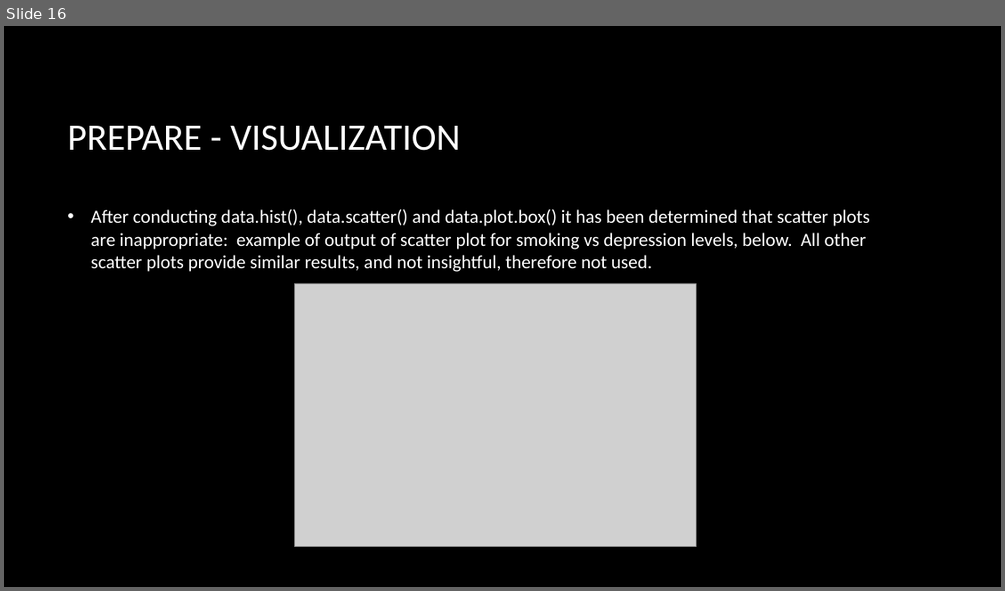
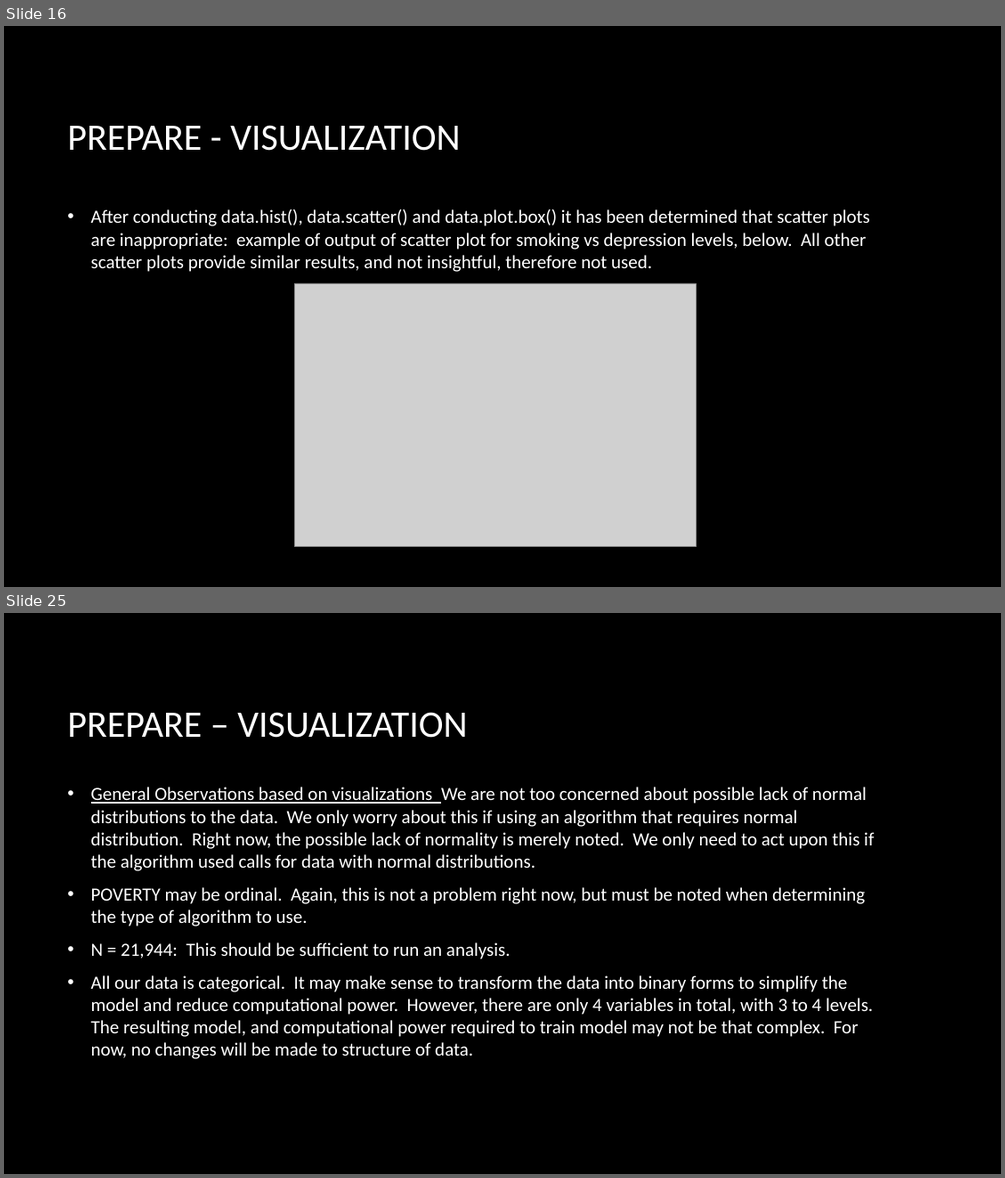
Before and after one commit to danlagos/ANA500---Week-2, a slide deck: Depression and Poverty.pptx. Shown one above the other, each under a label of ours: slide 16 before the commit, slides 16 and 25 after it; the slides between them are not shown. The pictures are 1005x591 and 1005x1178 pixels, drawn with LibreOffice and Linux fonts; fonts in the diff are those of the drawing; grey boxes stand for pictures; background and template pictures are left out. Boxes give left, top, right and bottom in pixels: in the first picture for what was removed or moved away, otherwise in the second. Text is boxed around its words. In the diff, an @@ line names an element or a change of style, - is before the commit and + after.

```diff
--- a/Depression and Poverty.pptx
+++ b/Depression and Poverty.pptx
@@ slide 25 added at box(4, 613, 1001, 1174), background picture (left out) @@
@@ title added at box(67, 712, 467, 738), 36 pt, text #FFFFFF @@
+PREPARE – VISUALIZATION
@@ text added at box(91, 787, 874, 1059), 18 pt, text #FFFFFF @@
+• General Observations based on visualizations We are not too concerned about possible lack of normal distributions to the data. We only worry about this if using an algorithm that requires normal distribution. Right now, the possible lack of normality is merely noted. We only need to act upon this if the algorithm used calls for data with normal distributions.
+• POVERTY may be ordinal. Again, this is not a problem right now, but must be noted when determining the type of algorithm to use.
+• N = 21,944: This should be sufficient to run an analysis.
+• All our data is categorical. It may make sense to transform the data into binary forms to simplify the model and reduce computational power. However, there are only 4 variables in total, with 3 to 4 levels. The resulting model, and computational power required to train model may not be that complex. For now, no changes will be made to structure of data.
```
Also in this commit, not shown: 4 slides changed, 4 other slides added, 1 other file.
